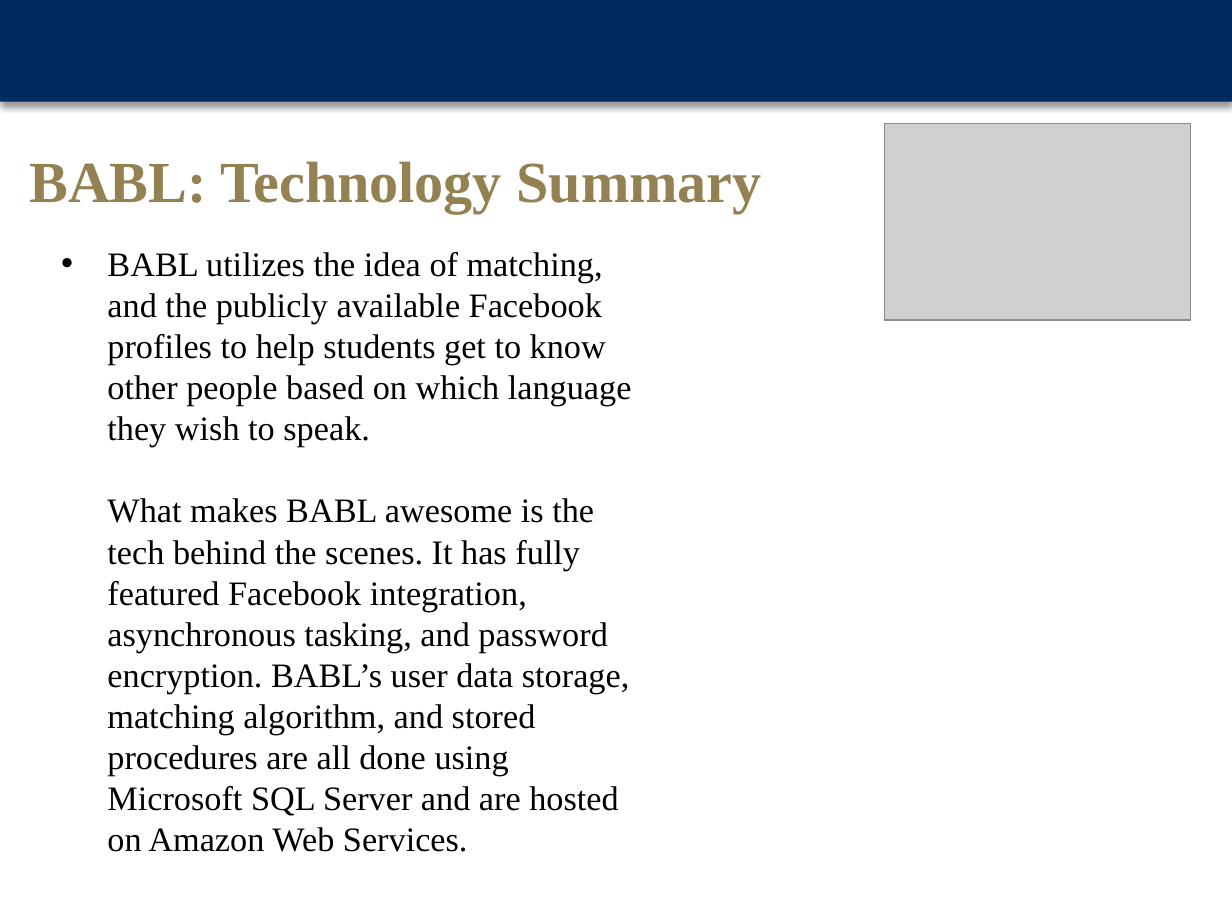
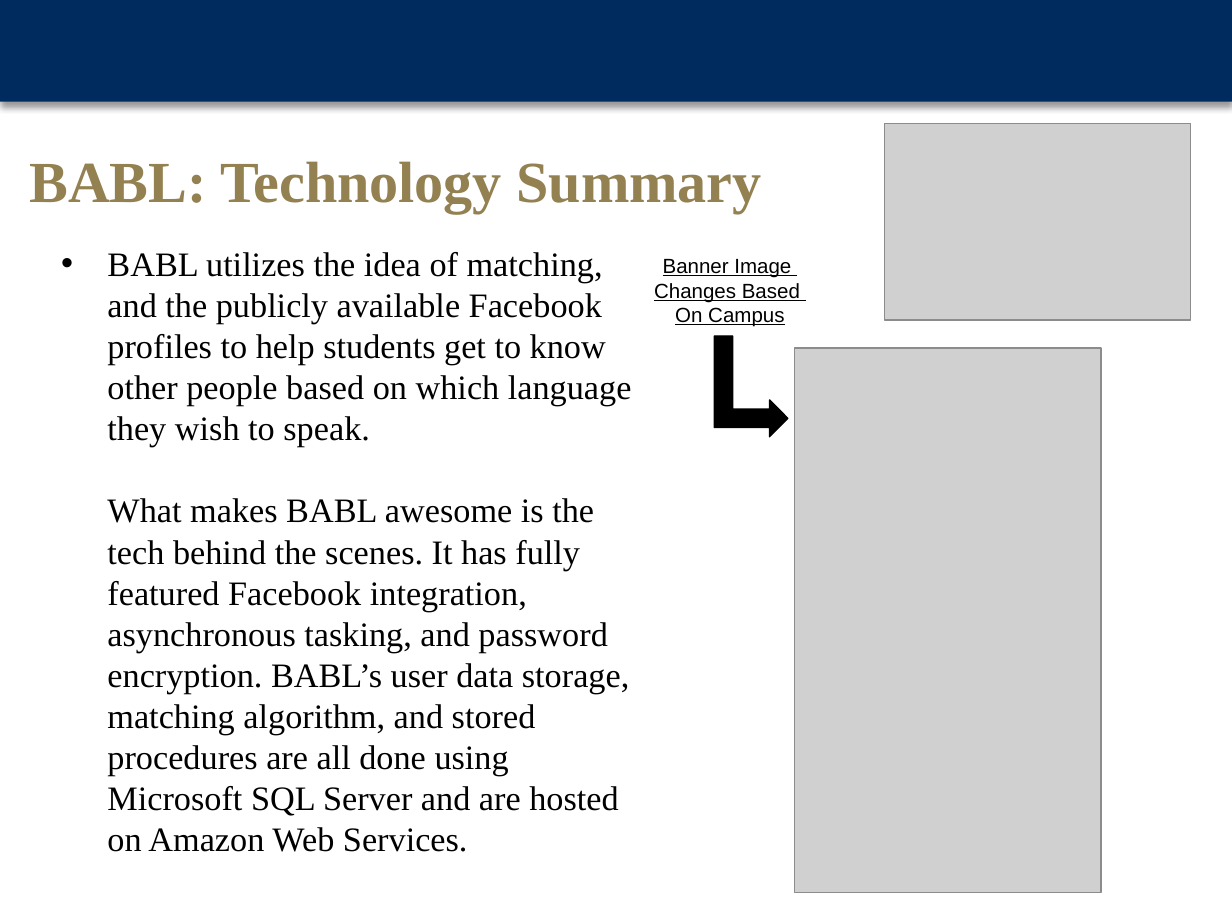
Before and after one commit to Jta26/BABLProject, a slide deck: slide 4 of BABLPowerPoint.pptx. Drawn at 1232x924 pixels with LibreOffice and Linux fonts; fonts in the diff are those of the drawing; grey boxes stand for pictures; background and template pictures are left out. Boxes give left, top, right and bottom in pixels: in the first picture for what was removed or moved away, otherwise in the second. Text is boxed around its words. In the diff, an @@ line names an element or a change of style, - is before the commit and + after.

```diff
--- a/BABLPowerPoint.pptx
+++ b/BABLPowerPoint.pptx
@@ text added at (x1=654, y1=259, x2=800, y2=327), 12 pt, text #000000, underline @@
+Banner Image
+Changes Based
+On Campus
@@ bent up arrow added at (x1=715, y1=336, x2=788, y2=437), fill #000000, outline #000000 0.75 pt @@
@@ picture added at (x1=795, y1=347, x2=1101, y2=892) @@
```
Also in this commit, not shown: 1 other slide changed, 2 other files.
